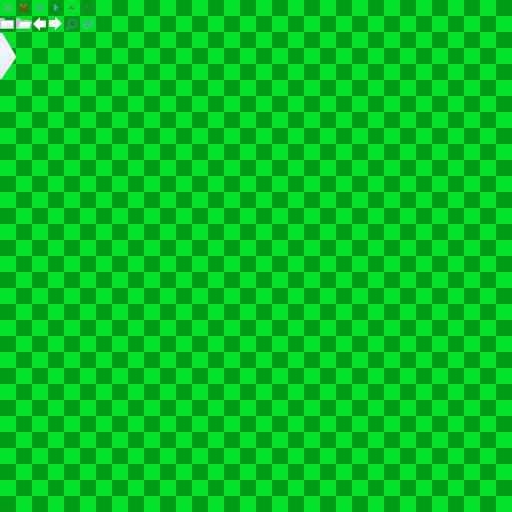
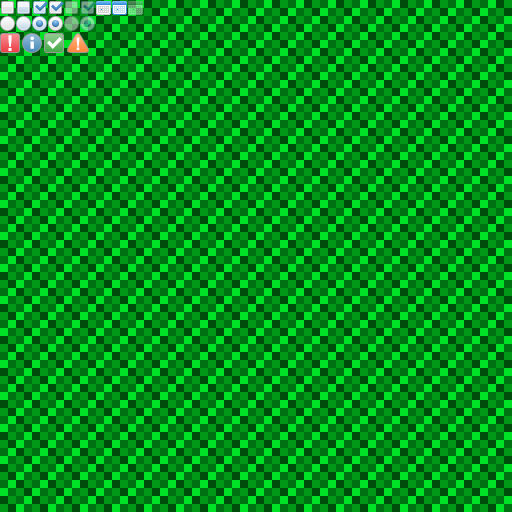
Layered file, before and after one edit (512 × 512). Changes by layer:
removed group "row1" (6 layers) over left=4, top=4, right=90, bottom=13
added layer "Layer 4" above "Layer 3" over left=128, top=1, right=143, bottom=16
added layer "Layer 3" above "Layer 2" over left=112, top=1, right=127, bottom=16
added layer "Layer 2" above "Layer 1" over left=96, top=1, right=111, bottom=16
renamed "x" to "Layer 1", moved it out of group "row1", painted on it over left=0, top=1, right=96, bottom=53
removed layer "redX" from group "row1" over left=19, top=4, right=28, bottom=13
removed layer "arrowLeft" from group "row1" over left=38, top=4, right=42, bottom=11
removed layer "arrowRight" from group "row1" over left=54, top=4, right=58, bottom=11
removed group "row2" (6 layers) over left=0, top=17, right=93, bottom=31
removed layer "folderClosed" from group "row2" over left=0, top=18, right=14, bottom=30
removed layer "folderOpen" from group "row2" over left=16, top=18, right=32, bottom=30
removed layer "leftArrow" from group "row2" over left=33, top=17, right=46, bottom=31
removed layer "rightArrow" from group "row2" over left=49, top=17, right=62, bottom=31
removed layer "search" from group "row2" over left=66, top=19, right=77, bottom=30
removed layer "checkmark" from group "row2" over left=83, top=20, right=93, bottom=29
removed group "row3" (1 layers) over left=0, top=33, right=16, bottom=79
removed layer "chevronRight" from group "row3" over left=0, top=33, right=16, bottom=79
showed "grid-(8)" over left=0, top=0, right=512, bottom=512
